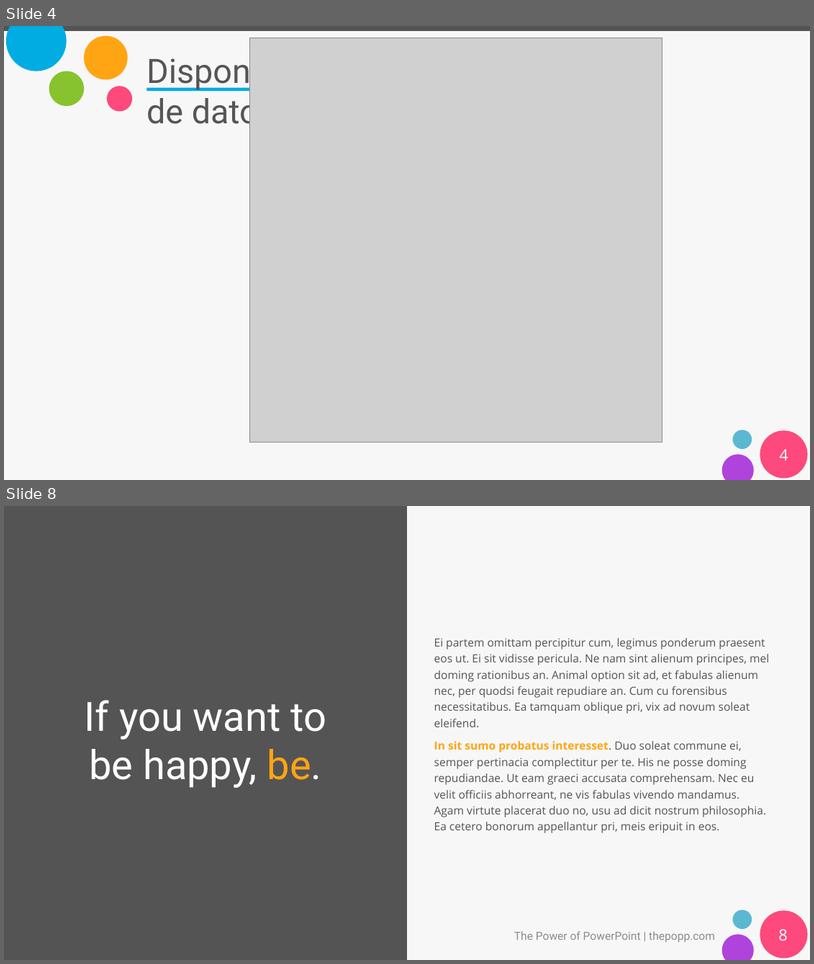
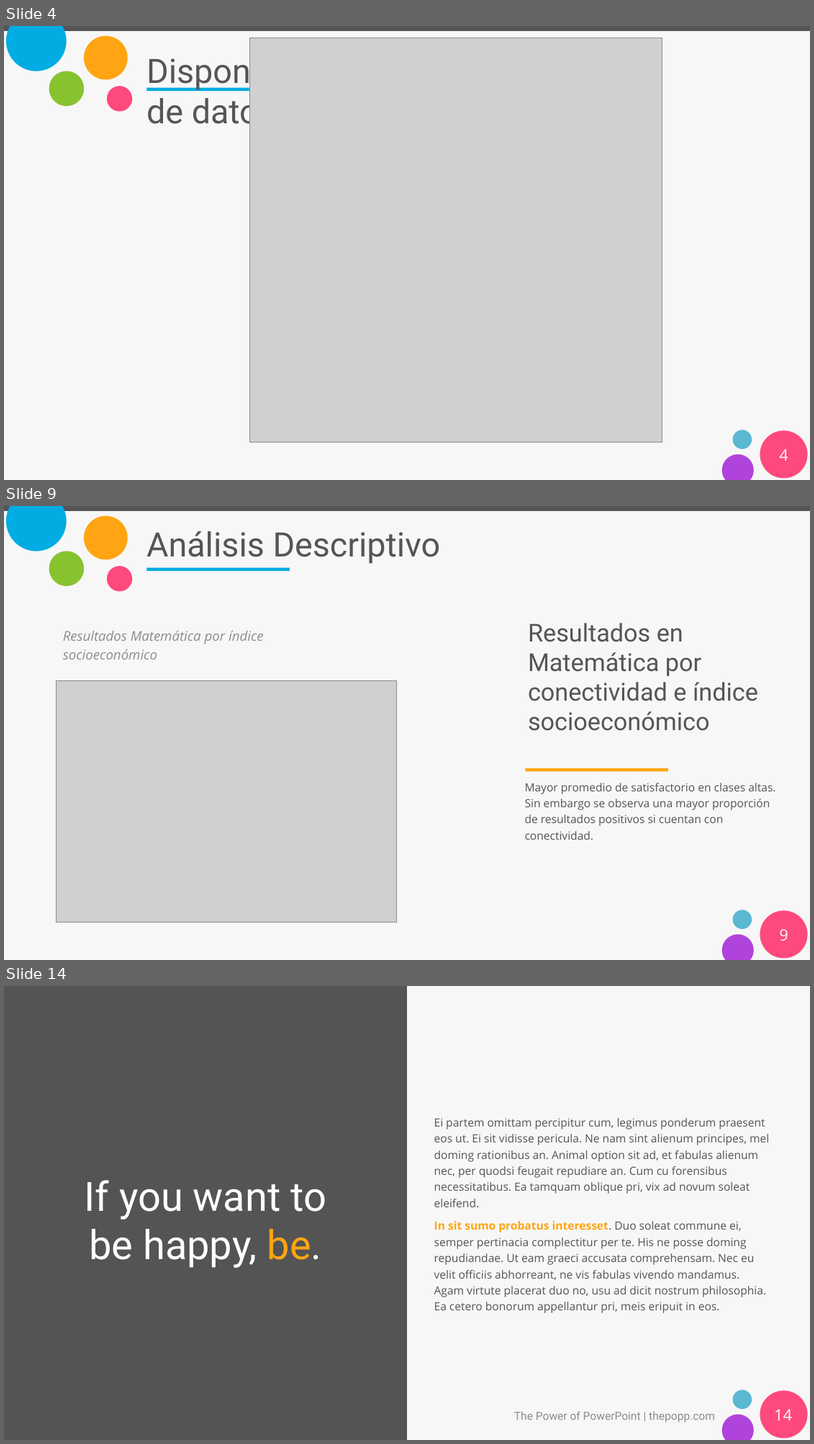
Before and after one commit to gp34446/desafio3, a slide deck: Presentación_desafio_3.pptx. Shown one above the other, each under a label of ours: slides 4 and 8 before the commit, slides 4, 9 and 14 after it; the slides between them are not shown. The pictures are 814x964 and 814x1444 pixels, drawn with LibreOffice and Linux fonts; fonts in the diff are those of the drawing; grey boxes stand for pictures. Boxes give left, top, right and bottom in pixels: in the first picture for what was removed or moved away, otherwise in the second. Text is boxed around its words. In the diff, an @@ line names an element or a change of style, - is before the commit and + after.

Commit message:
Agrego análisis descriptivo y explicación limpieza

```diff
--- a/Presentación_desafio_3.pptx
+++ b/Presentación_desafio_3.pptx
@@ slide 9 added at [4,506,810,960], background #F7F7F7; not listed: 9 template elements that a slide beside it also shows @@
@@ title added at [147,531,441,564], 60 pt, text #555555 @@
+Análisis Descriptivo
@@ text added at [63,631,264,659], 24 pt, text #8E8E8E, italic @@
+Resultados Matemática por índice socioeconómico
@@ text added at [528,623,759,731], 44 pt, text #555555 @@
+Resultados en Matemática por conectividad e índice socioeconómico
@@ picture added at [56,680,396,922] @@
@@ text added at [525,782,776,839], 20 pt, text #545454 @@
+Mayor promedio de satisfactorio en clases altas. Sin embargo se observa una mayor proporción de resultados positivos si cuentan con conectividad.
@@ rectangle added at [526,768,669,771], fill #FFA513 @@
@@ page number added at [779,929,788,940], 28 pt, text #FFFFFF @@
+9
@@ what was slide 8 is now slide 14 @@
@@ page number at [774,1409,792,1420]: text changed @@
-8
+14
```
Also in this commit, not shown: 45 slides changed, 6 other slides added, 2 slides removed.
